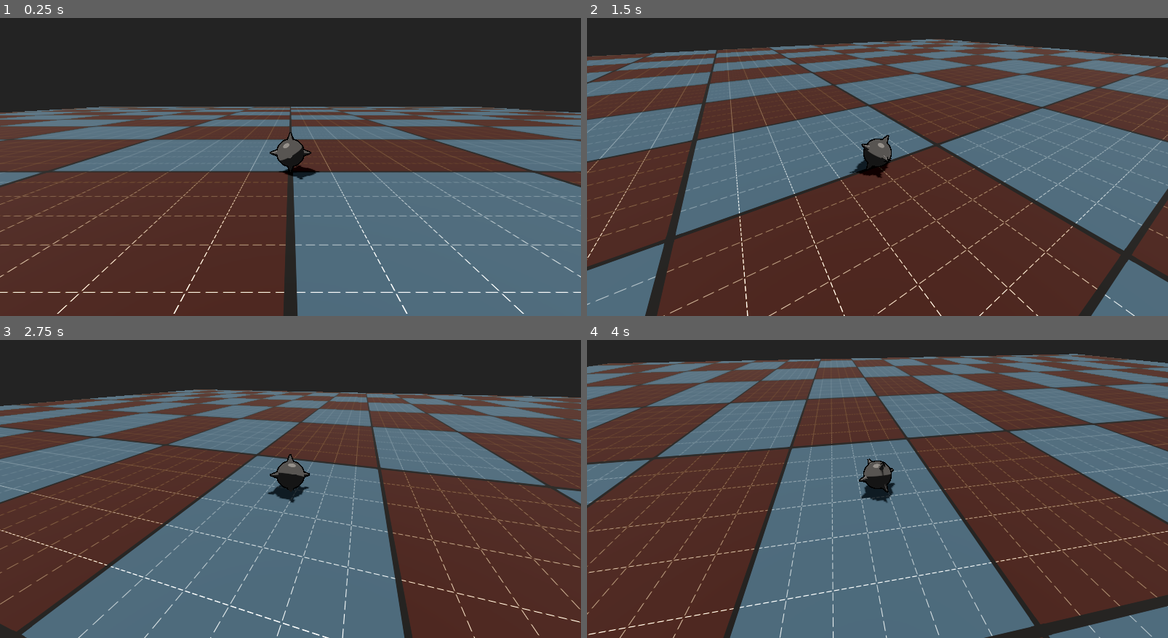
Above: before the commit, frames 1-4 (two rows, left to right).
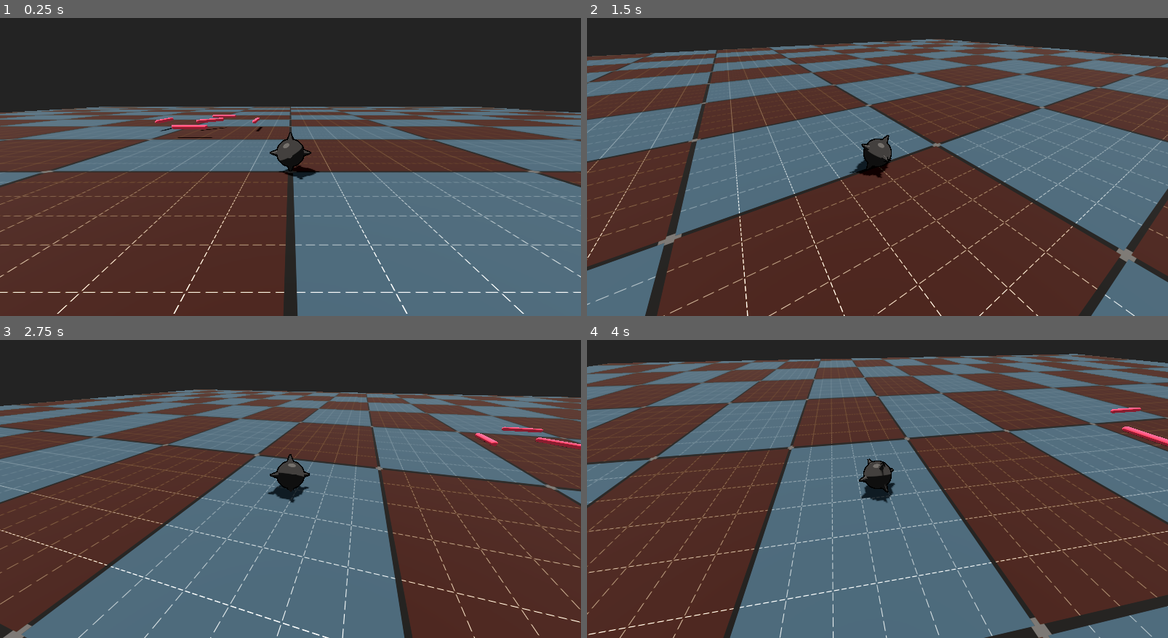
Above: after the commit, the same moments.

Repository: erikringwalters/pirate-jam-16-prototype
Game: Godot game, scene res://main.tscn
Same seed, same stepped clock (60 frames per second), same inputs: the game is played once before the commit and once after it.
Inputs (mouse positions are in pixels of both pictures, inside the frame that each line leads up to):
- Up to frame 1 (0.25 s): no input
- Up to frame 2 (1.5 s): move the mouse to (1005, 137) at 0.52 s; press the mouse at (1005, 137) at 0.53 s; hold D (move_right) 0.53-1.28 s; move the mouse to (848, 155) at 1.27 s; release the mouse at (848, 155) at 1.28 s; hold W (move_up) from 1.28 s (still down); click (848, 155) at 1.35 s
- Up to frame 3 (2.75 s): keep holding W (move_up); move the mouse to (302, 468) at 2.02 s; press the mouse at (302, 468) at 2.03 s
- Up to frame 4 (4 s): keep holding W (move_up); move the mouse to (871, 480) at 2.77 s; release the mouse at (871, 480) at 2.78 s; click (871, 480) at 2.85 s; move the mouse to (918, 480) at 3.52 s; press the mouse at (918, 480) at 3.53 s

The runs differ from the first frame. In frame 1, 0.4% of the frame differs, in the area x 0-100%, y 32-53%; in frame 2, 0.3%; in frame 3, 0.5%, in the area x 0-100%, y 21-100%; in frame 4, 0.5%.

Commit message:
pick-up (no ground collision)

Diff:
--- a/main.tscn
+++ b/main.tscn
@@ -1,8 +1,9 @@
-[gd_scene load_steps=8 format=3 uid="uid://ct0tti2mfck6l"]
+[gd_scene load_steps=9 format=3 uid="uid://ct0tti2mfck6l"]
 
 [ext_resource type="PackedScene" uid="uid://bwge4babpy161" path="res://scenes/player.tscn" id="1_0xm2m"]
 [ext_resource type="PhysicsMaterial" uid="uid://baifveh640c1m" path="res://materials/physics_friction.tres" id="2_1bvp3"]
 [ext_resource type="Shader" uid="uid://cyolrnj113mxo" path="res://shaders/floor.gdshader" id="2_h2yge"]
+[ext_resource type="PackedScene" uid="uid://dqodrp0dyot7f" path="res://scenes/pickup_item_no_collision.tscn" id="4_1bvp3"]
 
 [sub_resource type="Environment" id="Environment_h2yge"]
 background_mode = 1
@@ -26,7 +27,7 @@
 shader_parameter/dashed_count_x = 1.0
 shader_parameter/dashed_count_y = 1.0
 shader_parameter/point_width = 0.021
-shader_parameter/point_color = Color(0, 0, 0, 1)
+shader_parameter/point_color = Color(0.272655, 0.272655, 0.272655, 1)
 shader_parameter/point_scale_x = 0.05
 shader_parameter/point_scale_y = 0.05
 shader_parameter/inside_width = 0.01
@@ -64,3 +65,18 @@
 light_color = Color(0.938865, 0.90377, 0.865132, 1)
 light_energy = 2.0
 shadow_enabled = true
+
+[node name="PickupItemNoCollision" parent="." groups=["NoCollision", "Pickup"] instance=ExtResource("4_1bvp3")]
+transform = Transform3D(-4.37114e-08, -1, 0, 1, -4.37114e-08, 0, 0, 0, 1, 7, 1, 7)
+
+[node name="PickupItemNoCollision2" parent="." instance=ExtResource("4_1bvp3")]
+transform = Transform3D(-4.37114e-08, -1, 0, 1, -4.37114e-08, 0, 0, 0, 1, 7, 1, 15)
+
+[node name="PickupItemNoCollision3" parent="." instance=ExtResource("4_1bvp3")]
+transform = Transform3D(1.91069e-15, 4.37114e-08, -1, 1, -4.37114e-08, 0, -4.37114e-08, -1, -4.37114e-08, 11, 1, 11)
+
+[node name="PickupItemNoCollision4" parent="." instance=ExtResource("4_1bvp3")]
+transform = Transform3D(1.91069e-15, 4.37114e-08, 1, 1, -4.37114e-08, 0, 4.37114e-08, 1, -4.37114e-08, 3, 1, 11)
+
+[node name="PickupItemNoCollision5" parent="." instance=ExtResource("4_1bvp3")]
+transform = Transform3D(-3.09086e-08, -0.707107, 0.707107, 1, -4.37114e-08, 0, 3.09086e-08, 0.707107, 0.707107, 7, 1, 11)
--- a/materials/mace_metal.tres
+++ b/materials/mace_metal.tres
@@ -13,5 +13,6 @@
 next_pass = SubResource("StandardMaterial3D_6qmju")
 diffuse_mode = 3
 specular_mode = 1
-albedo_color = Color(0.197937, 0.197937, 0.197937, 1)
+albedo_color = Color(0.245984, 0.245984, 0.245984, 1)
+metallic = 0.6
 roughness = 0.04
--- /dev/null
+++ b/materials/pickup-no-collision.tres
@@ -0,0 +1,4 @@
+[gd_resource type="StandardMaterial3D" format=3 uid="uid://7e0s8f35jt80"]
+
+[resource]
+albedo_color = Color(1, 0.247059, 0.372549, 1)
--- a/project.godot
+++ b/project.godot
@@ -81,6 +81,7 @@
 
 3d_physics/layer_1="common"
 3d_physics/layer_2="camera"
+3d_physics/layer_3="pickup"
 
 [physics]
 
--- /dev/null
+++ b/scenes/pickup_item_no_collision.tscn
@@ -0,0 +1,24 @@
+[gd_scene load_steps=4 format=3 uid="uid://dqodrp0dyot7f"]
+
+[ext_resource type="Material" uid="uid://7e0s8f35jt80" path="res://materials/pickup-no-collision.tres" id="1_jbg8y"]
+
+[sub_resource type="CapsuleShape3D" id="CapsuleShape3D_h2yge"]
+radius = 0.15
+height = 2.5
+
+[sub_resource type="CapsuleMesh" id="CapsuleMesh_1bvp3"]
+material = ExtResource("1_jbg8y")
+radius = 0.15
+height = 2.5
+
+[node name="PickupItem" type="RigidBody3D"]
+transform = Transform3D(-4.37114e-08, -1, 0, 1, -4.37114e-08, 0, 0, 0, 1, 0, 0, 0)
+collision_layer = 5
+collision_mask = 5
+
+[node name="CollisionShape3D" type="CollisionShape3D" parent="."]
+shape = SubResource("CapsuleShape3D_h2yge")
+
+[node name="MeshInstance3D" type="MeshInstance3D" parent="CollisionShape3D"]
+mesh = SubResource("CapsuleMesh_1bvp3")
+skeleton = NodePath("../..")
--- a/scenes/player.gd
+++ b/scenes/player.gd
@@ -8,15 +8,12 @@
 @export_group("Movement")
 @export var move_speed := 16.0
 @export var acceleration := 50.0
-@export var rotation_speed := 12.0
-@export var jump_speed := 5.0
-@export var jump_cooldown_time := 0.1
-@export var slow_movement_threshold := 0.001
 
 var _camera_input_direction := Vector2.ZERO
 
 @onready var _camera_pivot:Node3D = %CameraPivot
 @onready var _camera:Camera3D = %Camera
+@onready var _pickup_area:Area3D = %Pickup
 
 func _ready() -> void:
 	%CameraPivot.top_level = true
@@ -50,7 +47,7 @@
 	var camera_stick_rotation = (camera_stick_input * camera_stick_mult * camera_stick_sensitivity)
 
 	_camera_pivot.rotation.x -= (_camera_input_direction.y + camera_stick_rotation.y) * get_physics_process_delta_time()
-	_camera_pivot.rotation.x = clamp(_camera_pivot.rotation.x, -PI / 2.5, 0.0)
+	_camera_pivot.rotation.x = clamp(_camera_pivot.rotation.x, -PI / 2.01, 0.0)
 	_camera_pivot.rotation.y -= (_camera_input_direction.x + camera_stick_rotation.x) * get_physics_process_delta_time()
 
 	_camera_input_direction = Vector2.ZERO
@@ -72,8 +69,14 @@
 	move_direction.y = 0.0
 	move_direction = move_direction.normalized() * move_direction.length()
 
-	#print(move_direction)
-
 	var vel = angular_velocity.move_toward(move_direction * move_speed, acceleration * delta)
 	angular_velocity.x = clamp(vel.x, -move_speed, move_speed)
+	angular_velocity.y = 0.0
 	angular_velocity.z = clamp(vel.z, -move_speed, move_speed)
+	#print(angular_velocity)
+
+func _on_pickup_body_entered(body: Node3D) -> void:
+	print(body)
+	body.reparent(self, true)
+	body.process_mode = Node.PROCESS_MODE_DISABLED
+	#body.freeze = true
--- a/scenes/player.tscn
+++ b/scenes/player.tscn
@@ -15,9 +15,6 @@
 [sub_resource type="SphereShape3D" id="SphereShape3D_ig7tw"]
 radius = 0.6
 
-[sub_resource type="SphereShape3D" id="SphereShape3D_lquwl"]
-radius = 0.2
-
 [sub_resource type="CylinderMesh" id="CylinderMesh_7mycd"]
 material = ExtResource("1_3vyb7")
 top_radius = 0.0
@@ -26,6 +23,7 @@
 
 [node name="Player" type="RigidBody3D"]
 physics_material_override = ExtResource("1_qhqgy")
+center_of_mass_mode = 1
 script = ExtResource("1_g2els")
 
 [node name="BallCollision" type="CollisionShape3D" parent="."]
@@ -48,69 +46,45 @@
 [node name="Camera" type="Camera3D" parent="CameraPivot/SpringArm"]
 unique_name_in_owner = true
 
-[node name="PickupArea" type="Area3D" parent="."]
+[node name="Pickup" type="Area3D" parent="."]
+unique_name_in_owner = true
+collision_layer = 4
+collision_mask = 4
 
-[node name="PickupCollision" type="CollisionShape3D" parent="PickupArea"]
+[node name="PickupCollision" type="CollisionShape3D" parent="Pickup"]
 shape = SubResource("SphereShape3D_ig7tw")
 
-[node name="SpikeCollision1" type="CollisionShape3D" parent="."]
-transform = Transform3D(1, 0, 0, 0, 1, 0, 0, 0, 1, 0, 0.4, 0)
-visible = false
-shape = SubResource("SphereShape3D_lquwl")
-disabled = true
+[node name="SpikeMeshes" type="Node3D" parent="."]
 
-[node name="SpikeCollision2" type="CollisionShape3D" parent="."]
-transform = Transform3D(1, 0, 0, 0, 1, 0, 0, 0, 1, 0, -0.4, 0)
-visible = false
-shape = SubResource("SphereShape3D_lquwl")
-disabled = true
-
-[node name="SpikeCollision3" type="CollisionShape3D" parent="."]
-transform = Transform3D(1, 0, 0, 0, 1, 0, 0, 0, 1, 0, 0, 0.4)
-visible = false
-shape = SubResource("SphereShape3D_lquwl")
-disabled = true
-
-[node name="SpikeCollision4" type="CollisionShape3D" parent="."]
-transform = Transform3D(1, 0, 0, 0, 1, 0, 0, 0, 1, 0, 0, -0.4)
-visible = false
-shape = SubResource("SphereShape3D_lquwl")
-disabled = true
-
-[node name="SpikeCollision5" type="CollisionShape3D" parent="."]
-transform = Transform3D(1, 0, 0, 0, 1, 0, 0, 0, 1, -0.4, 0, 0)
-visible = false
-shape = SubResource("SphereShape3D_lquwl")
-disabled = true
-
-[node name="SpikeCollision6" type="CollisionShape3D" parent="."]
-transform = Transform3D(1, 0, 0, 0, 1, 0, 0, 0, 1, 0.4, 0, 0)
-visible = false
-shape = SubResource("SphereShape3D_lquwl")
-disabled = true
-
-[node name="SpikeMesh" type="MeshInstance3D" parent="."]
+[node name="SpikeMesh" type="MeshInstance3D" parent="SpikeMeshes"]
 transform = Transform3D(1, 0, 0, 0, 1, 0, 0, 0, 1, 0, 0.5, 0)
 mesh = SubResource("CylinderMesh_7mycd")
+skeleton = NodePath("../..")
 
-[node name="SpikeMesh2" type="MeshInstance3D" parent="."]
+[node name="SpikeMesh2" type="MeshInstance3D" parent="SpikeMeshes"]
 transform = Transform3D(-1, 8.74228e-08, 0, -8.74228e-08, -1, 0, 0, 0, 1, 0, -0.5, 0)
 mesh = SubResource("CylinderMesh_7mycd")
+skeleton = NodePath("../..")
 
-[node name="SpikeMesh3" type="MeshInstance3D" parent="."]
+[node name="SpikeMesh3" type="MeshInstance3D" parent="SpikeMeshes"]
 transform = Transform3D(-1, 8.74228e-08, 0, 3.82137e-15, 4.37114e-08, 1, 8.74228e-08, 1, -4.37114e-08, 0, -5.96046e-08, 0.5)
 mesh = SubResource("CylinderMesh_7mycd")
+skeleton = NodePath("../..")
 
-[node name="SpikeMesh4" type="MeshInstance3D" parent="."]
+[node name="SpikeMesh4" type="MeshInstance3D" parent="SpikeMeshes"]
 transform = Transform3D(-1, 8.74228e-08, 0, -1.15463e-14, -1.41561e-07, -1, -8.74228e-08, -1, 1.41561e-07, 0, -5.96046e-08, -0.5)
 mesh = SubResource("CylinderMesh_7mycd")
+skeleton = NodePath("../..")
 
-[node name="SpikeMesh5" type="MeshInstance3D" parent="."]
+[node name="SpikeMesh5" type="MeshInstance3D" parent="SpikeMeshes"]
 transform = Transform3D(-4.37114e-08, -1, 0, 1, -4.37114e-08, 0, 0, 0, 1, -0.5, -5.96046e-08, 0)
 mesh = SubResource("CylinderMesh_7mycd")
+skeleton = NodePath("../..")
 
-[node name="SpikeMesh6" type="MeshInstance3D" parent="."]
+[node name="SpikeMesh6" type="MeshInstance3D" parent="SpikeMeshes"]
 transform = Transform3D(1.31134e-07, 1, 0, -1, 1.31134e-07, 0, 0, 0, 1, 0.5, -5.96046e-08, 0)
 mesh = SubResource("CylinderMesh_7mycd")
+skeleton = NodePath("../..")
 
-[node name="Node3D" type="Node3D" parent="."]
+[connection signal="area_entered" from="Pickup" to="." method="_on_pickup_area_entered"]
+[connection signal="body_entered" from="Pickup" to="." method="_on_pickup_body_entered"]
Not shown: 1 places in scenes/player.tscn that only renumber resources
